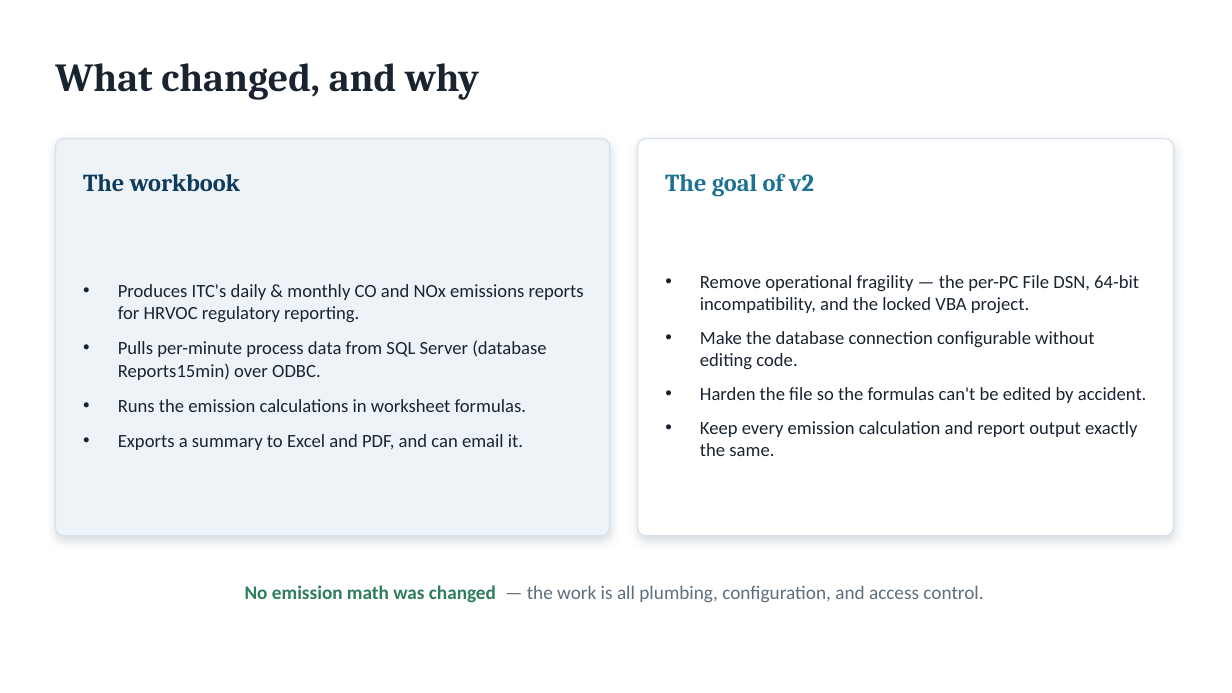
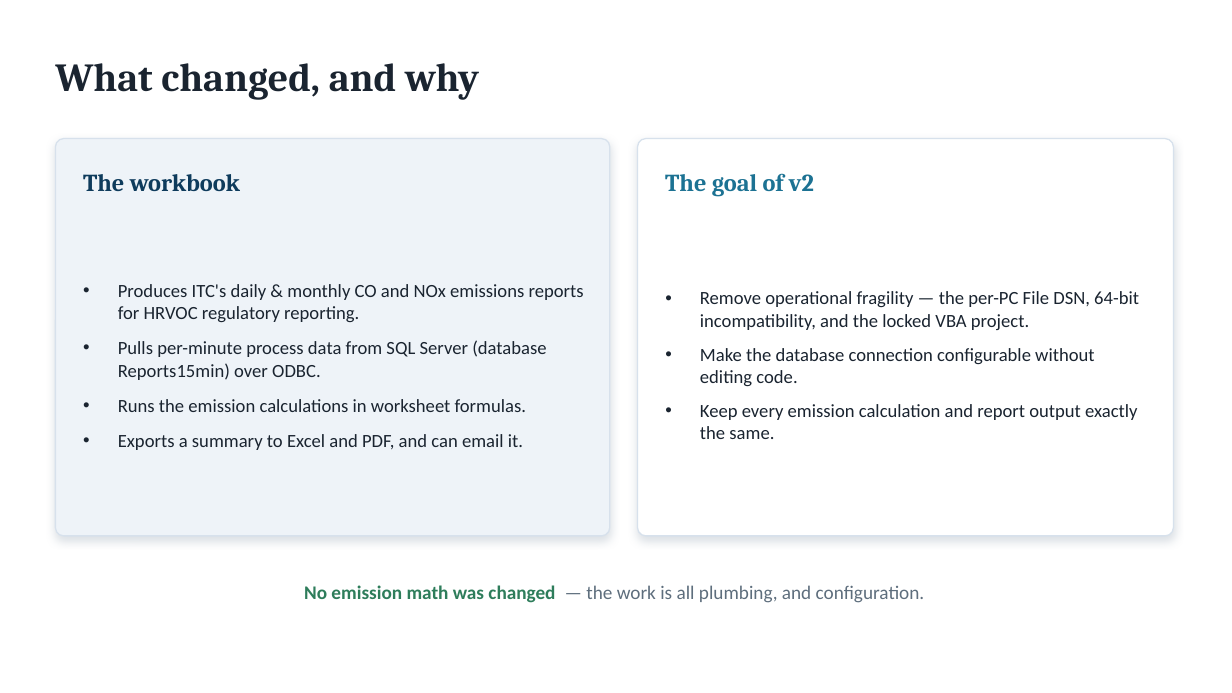
Before and after one commit to peter-computing/ITC-Reporting, a slide deck: slide 2 of EHS-HRVOC/slides/EmissionsCalculations_Functional_Changes.pptx. Drawn at 1232x693 pixels with LibreOffice and Linux fonts; fonts in the diff are those of the drawing. Boxes give left, top, right and bottom in pixels: in the first picture for what was removed or moved away, otherwise in the second. Text is boxed around its words. In the diff, an @@ line names an element or a change of style, - is before the commit and + after.

```diff
--- a/EHS-HRVOC/slides/EmissionsCalculations_Functional_Changes.pptx
+++ b/EHS-HRVOC/slides/EmissionsCalculations_Functional_Changes.pptx
@@ text at (700, 387, 1147, 403): paragraph removed @@
-• Harden the file so the formulas can't be edited by accident.
@@ text at (304, 585, 925, 603): text changed @@
-No emission math was changed — the work is all plumbing, configuration, and access control.
+No emission math was changed — the work is all plumbing, and configuration.
```
Also in this commit, not shown: 4 other slides changed, 1 slide removed, 1 other file.
